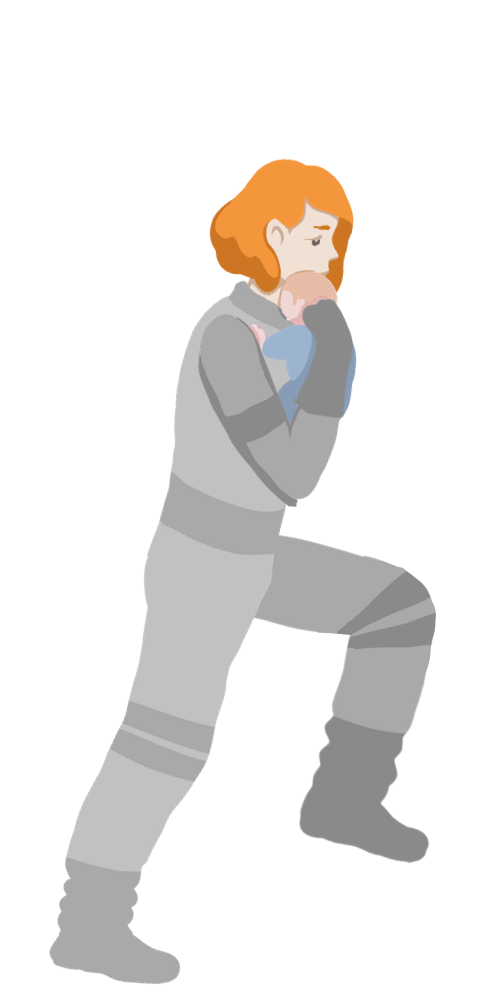
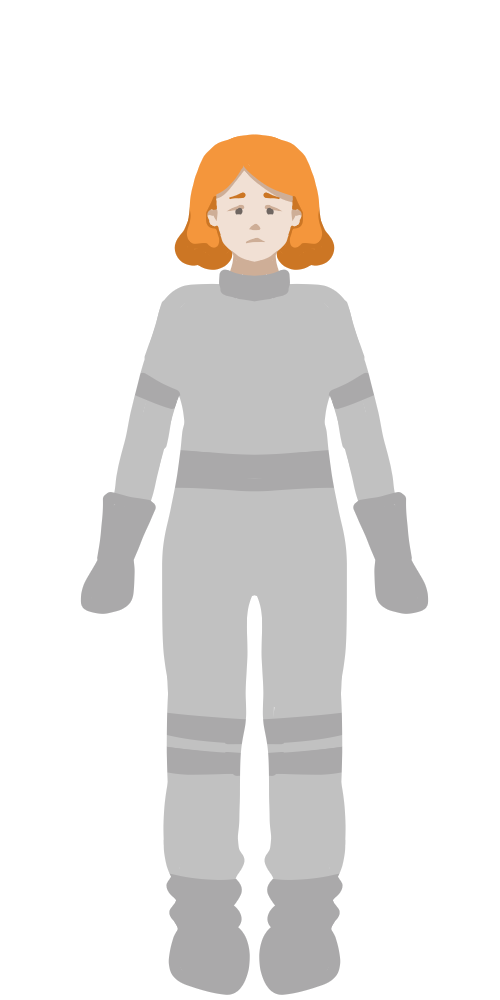
Layer changes from the first 500×1000 image to the second:
added group "Layer 28" with 3 layers above "kombinezon idel w kiddo" over [49, 134, 436, 995]
added layer "kombinezon" in group "Layer 28" over [49, 256, 436, 995]
added layer "włosy" in group "Layer 28" over [156, 134, 354, 320]
added layer "głowa" in group "Layer 28" over [174, 134, 354, 320]
hid group "jumping" (12 layers) over [49, 135, 436, 995]
hid "kombinezon 4" (2nd of 3, in "jumping") over [49, 138, 436, 995]
hid group "head" (2nd of 3, in "jumping") (2 layers) over [154, 135, 355, 327]
